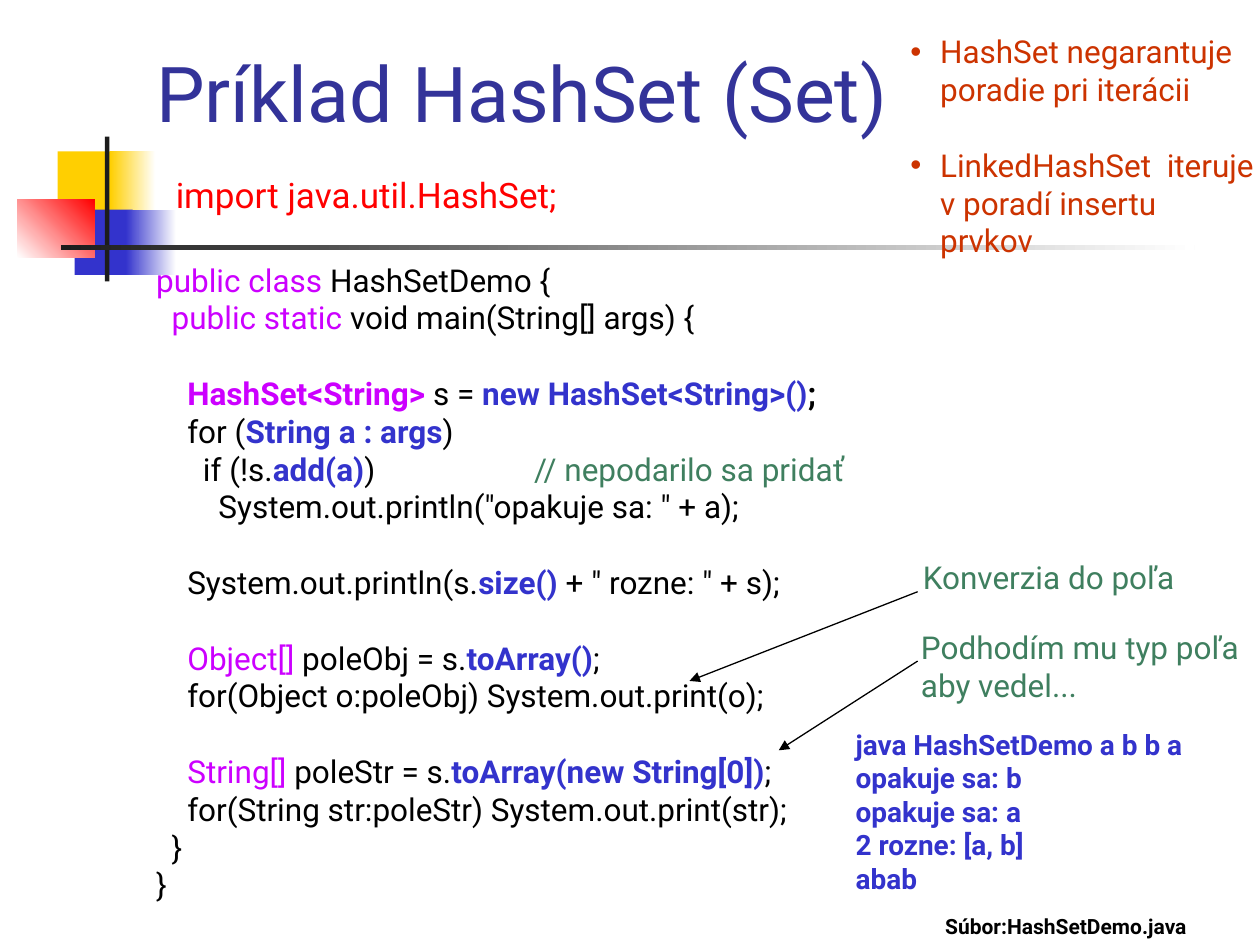
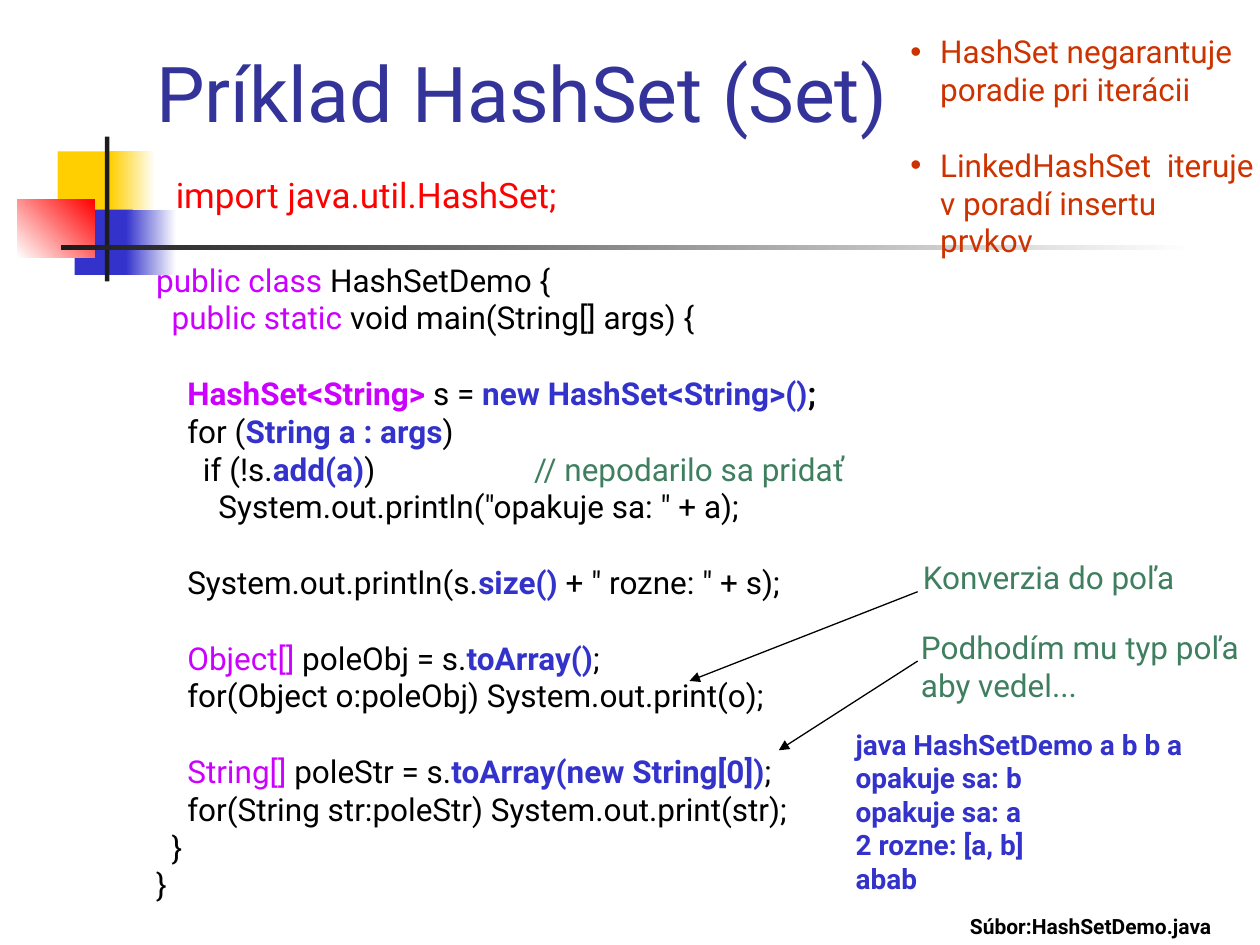
Before and after one commit to Programovanie4/Prednasky, a slide deck: slide 11 of 06/06_java.ppt. Drawn at 1260x945 pixels with LibreOffice and Linux fonts; fonts in the diff are those of the drawing. Boxes give left, top, right and bottom in pixels: in the first picture for what was removed or moved away, otherwise in the second. Text is boxed around its words. In the diff, an @@ line names an element or a change of style, - is before the commit and + after.

```diff
--- a/06/06_java.ppt
+++ b/06/06_java.ppt
@@ text "Súbor:HashSetDemo.java": place and size @@
-text "Súbor:HashSetDemo.java" at <box>945,918,1186,939</box>
+text "Súbor:HashSetDemo.java" at <box>970,918,1211,939</box>
```
Also in this commit, not shown: 10 other slides changed, 3 other files.
